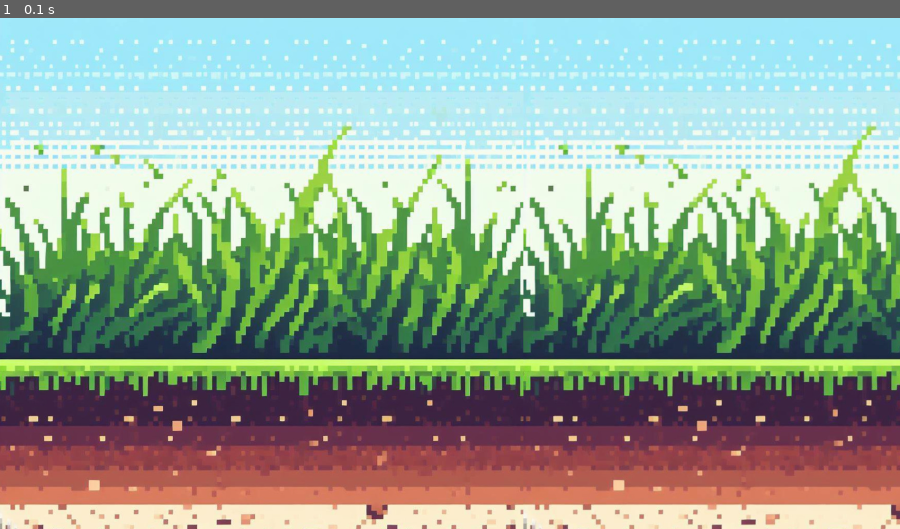
Above: before the commit, frame 1.
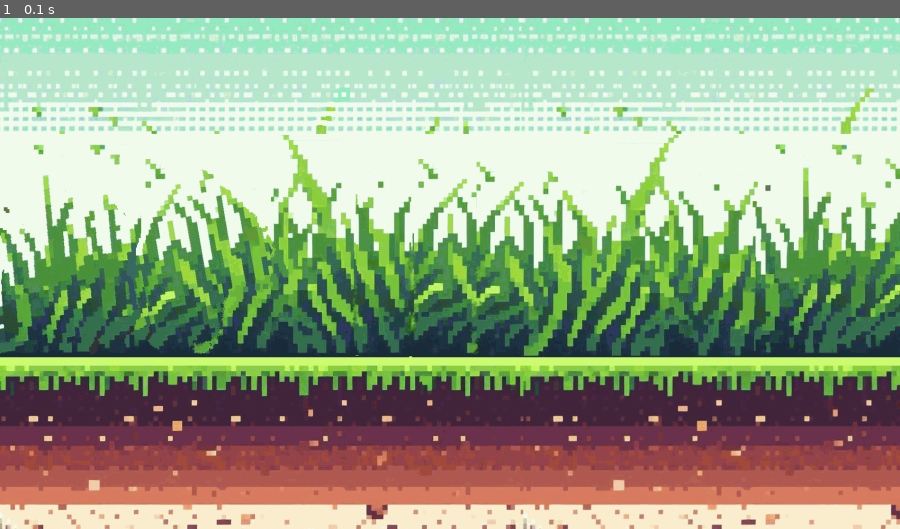
Above: after the commit, the same moment.

Repository: Juku02/Flappy-Animal
Game: pygame game, started from floppy_animal/__main__.py
Same seed, same stepped clock (60 frames per second), same inputs: the game is played once before the commit and once after it.
Inputs:
- Up to frame 1 (0.1 s): no input

The runs differ from the first frame. In frame 1, 46% of the frame differs, in the area x 0-100%, y 0-100%.

Commit message:
set working welcome scene

Diff:
--- a/floppy_animal/core/display/scene.py
+++ b/floppy_animal/core/display/scene.py
@@ -1,4 +1,15 @@
 
 class Scene:
-    def __init__(self) -> None:
-        pass
+    def __init__(self, name) -> None:
+        self.name = name
+
+    @staticmethod
+    def scene_template(window):
+        window.set_background(image="floppy_animal/image/background1.png")
+        window.flip()
+        window.set_background(image="floppy_animal/image/background2.png")
+        window.flip()
+
+    def init_scene(self,window) -> None:
+        if(self.name == 'welcome'):
+            Scene.scene_template(window)
--- a/floppy_animal/core/display/window.py
+++ b/floppy_animal/core/display/window.py
@@ -4,14 +4,15 @@
     def __init__(self, width, heigth) -> None:
         self.width = width
         self.heigth = heigth
-        self.screen = PyGameWrapper.display_set_mode(self.width, self.heigth)
+        self.display = PyGameWrapper.display_set_mode(self.width, self.heigth)
 
     def flip(self):
         PyGameWrapper.display_flip()
 
     def set_background(self, color=None, image=None):
         if color is not None:
-            self.screen.fill(color)
+            self.display.fill(color)
+
         elif image is not None:
             bg = PyGameWrapper.bg_image_load(image)
-            self.screen.blit(bg,(0,0))
+            self.display.blit(bg,(0,0))
--- a/floppy_animal/core/runner/game.py
+++ b/floppy_animal/core/runner/game.py
@@ -1,4 +1,4 @@
-from floppy_animal.core.display import Window
+from floppy_animal.core.display import Window, Scene
 from floppy_animal.core.wrapper import PyGameWrapper
 from floppy_animal.core.utils import Even_type
 from floppy_animal.core.game_events import Handler
@@ -10,14 +10,16 @@
         self.clock: Clock = Clock()
         self.handler: Handler = Handler()
         self.running:bool = True
+        self.welcome_screen = Scene("welcome")
 
     def start(self) -> None:
         while self.running:
             if self.handler.quit_event():
                 self.running = False
 
-            self.window.set_background(image="floppy_animal/image/background.jpg")
-            self.window.flip()
+            self.welcome_screen.init_scene(self.window)
+
+
             self.clock.tick(60)
 
     def stop(self) -> None:
--- a/floppy_animal/core/wrapper/pygame_wrapper.py
+++ b/floppy_animal/core/wrapper/pygame_wrapper.py
@@ -2,6 +2,7 @@
 os.environ['PYGAME_HIDE_SUPPORT_PROMPT'] = "hide"
 import pygame
 from pygame.locals import *
+import pygame.freetype
 from floppy_animal.core.utils import Any
 
 class PyGameWrapper:
@@ -15,7 +16,7 @@
 
     @staticmethod
     def display_set_mode(width, heigth):
-        return pygame.display.set_mode([width,heigth])
+        return pygame.display.set_mode([width,heigth],pygame.RESIZABLE)
 
     @staticmethod
     def display_flip() -> None:
@@ -32,3 +33,10 @@
     @staticmethod
     def bg_image_load(image_path) -> pygame.Surface:
         return pygame.image.load(image_path)
+
+    @staticmethod
+    def set_font(font, font_size, use_freetype=False):
+        if use_freetype is False:
+            return pygame.font.SysFont(font, font_size)
+        else:
+            return pygame.freetype.Font(font,font_size)
Binary file added: floppy_animal/image/background1.png
Binary file added: floppy_animal/image/background2.png
